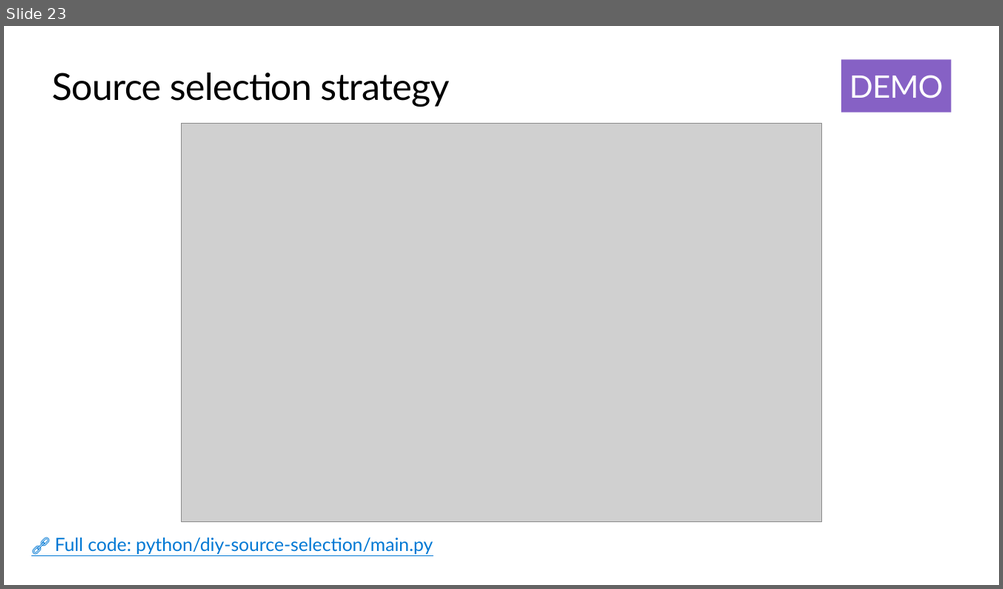
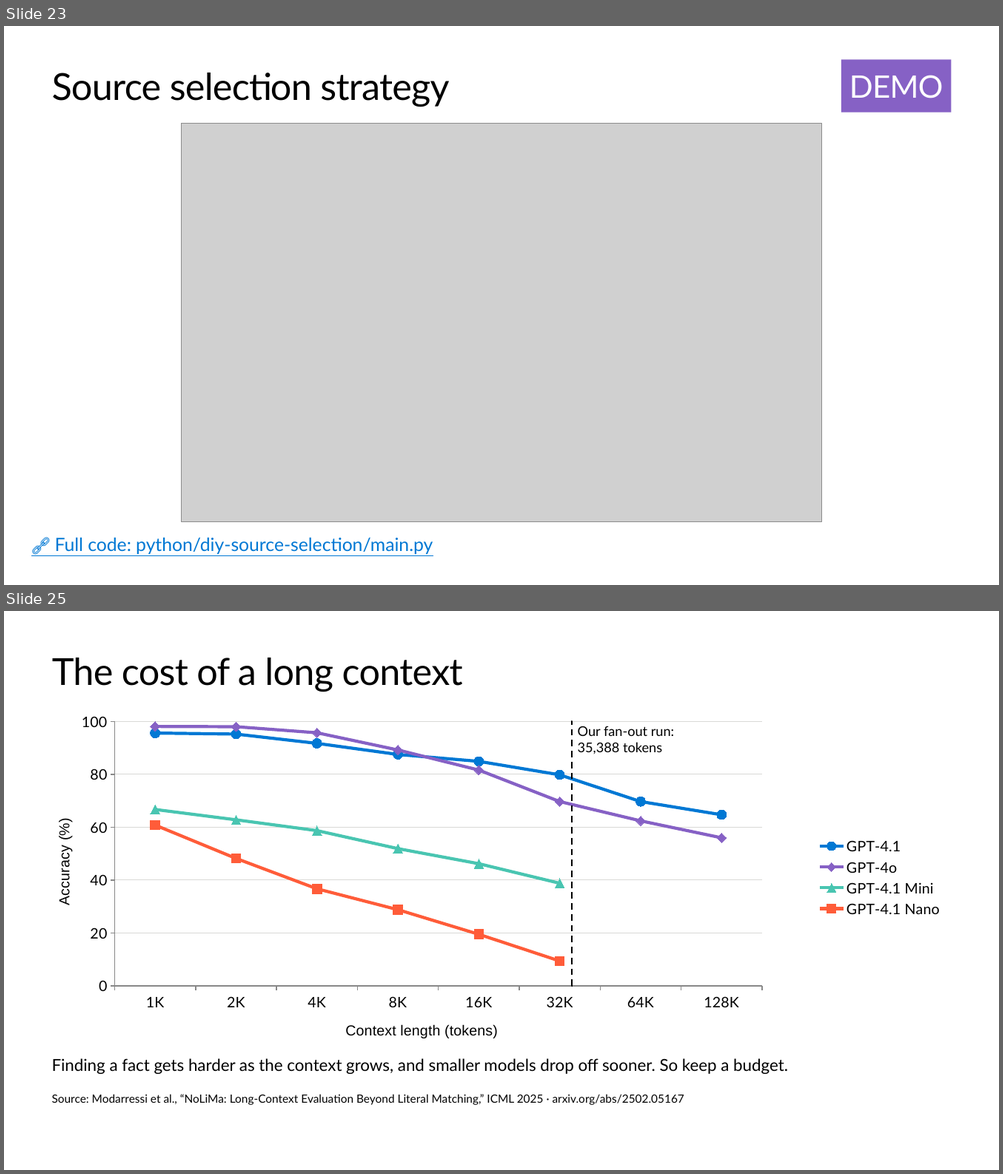
Before and after one commit to microsoft/ignite26-BRK300-building-agentic-retrieval-from-diy-to-foundry-iq, a slide deck: IgniteBRK300-WorkingDeck.pptx. Shown one above the other, each under a label of ours: slide 23 before the commit, slides 23 and 25 after it; the slides between them are not shown. The pictures are 1003x589 and 1003x1174 pixels, drawn with LibreOffice and Linux fonts; fonts in the diff are those of the drawing; grey boxes stand for pictures; background and template pictures are left out. Boxes give left, top, right and bottom in pixels: in the first picture for what was removed or moved away, otherwise in the second. Text is boxed around its words. In the diff, an @@ line names an element or a change of style, - is before the commit and + after.

```diff
--- a/IgniteBRK300-WorkingDeck.pptx
+++ b/IgniteBRK300-WorkingDeck.pptx
@@ slide 25 added at [4,611,999,1170], background #FFFFFF @@
@@ title added at [52,658,463,692], 36 pt, text #000000 @@
+The cost of a long context
@@ line chart added at [52,708,950,1048] @@
+categories: 1K, 2K, 4K, 8K, 16K, 32K, 64K, 128K
+GPT-4.1: 96, 95, 92, 88, 85, 80, 70, 65
+GPT-4o: 98, 98, 96, 89, 82, 70, 62, 56
+GPT-4.1 Mini: 67, 63, 59, 52, 46, 39, -, -
+GPT-4.1 Nano: 61, 48, 37, 29, 20, 9, -, -
@@ rectangle added at [572,721,572,986], outline #000000 1.5 pt dashed @@
@@ text added at [578,726,674,754], 13 pt, text #000000 @@
+Our fan-out run:
+35,388 tokens
@@ text added at [52,1059,788,1074], 16 pt, text #000000 @@
+Finding a fact gets harder as the context grows, and smaller models drop off sooner. So keep a budget.
@@ text added at [52,1094,684,1105], 11 pt, text #000000 @@
+Source: Modarressi et al., “NoLiMa: Long-Context Evaluation Beyond Literal Matching,” ICML 2025 · arxiv.org/abs/2502.05167
```
Also in this commit, not shown: 2 slides changed, 4 other slides added.
